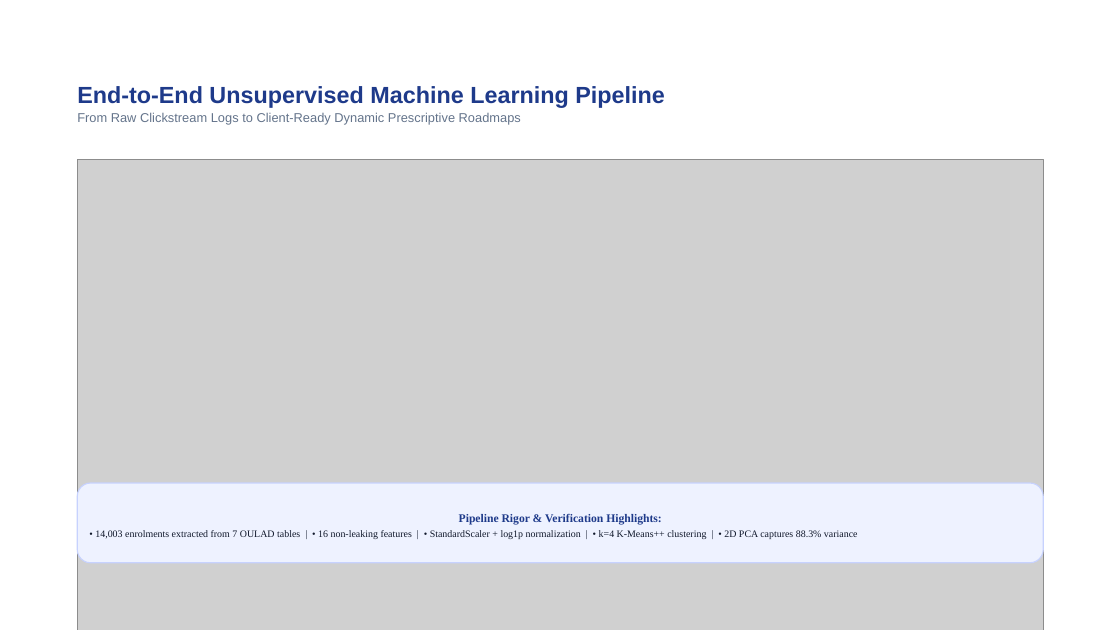
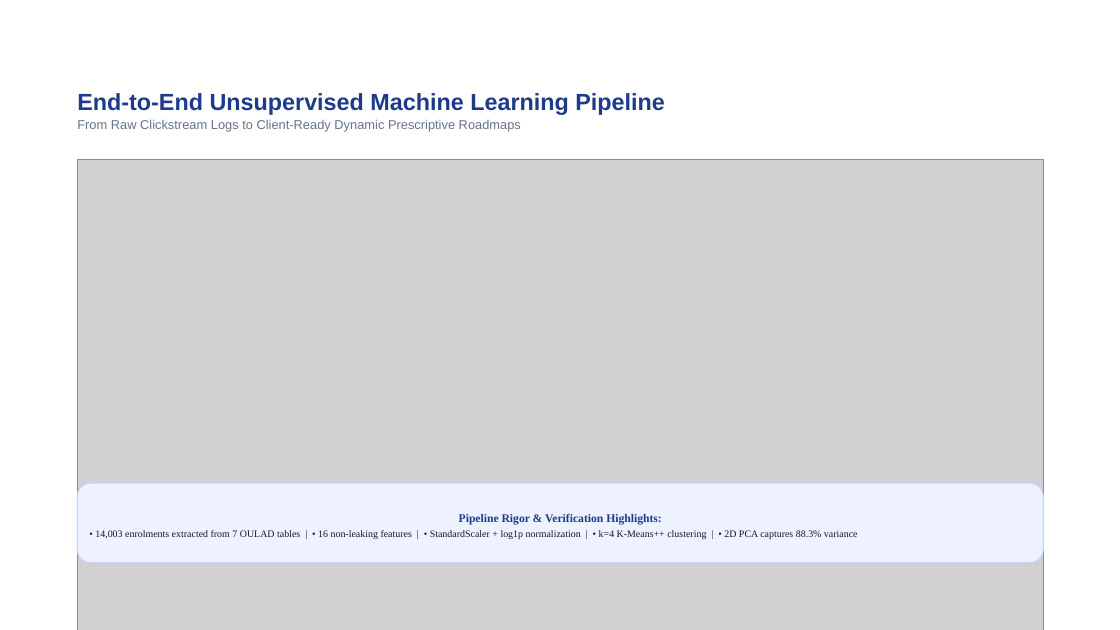
Before and after one commit to parasabhavyaswi/student-engagement-performance-clustering, a slide deck: slide 4 of EduCluster_Presentation.pptx. Drawn at 1120x630 pixels with LibreOffice and Linux fonts; fonts in the diff are those of the drawing; grey boxes stand for pictures; background and template pictures are left out. Boxes give left, top, right and bottom in pixels: in the first picture for what was removed or moved away, otherwise in the second. Text is boxed around its words. In the diff, an @@ line names an element or a change of style, - is before the commit and + after.

Commit message:
style(presentation): inherit native template placeholders with zero unfilled title boxes

```diff
--- a/EduCluster_Presentation.pptx
+++ b/EduCluster_Presentation.pptx
@@ title "End-to-End Unsupervised Machine Learning Pipeline": place and size @@
-title "End-to-End Unsupervised Machine Learning Pipeline" at box(77, 86, 665, 125)
+title "End-to-End Unsupervised Machine Learning Pipeline" at box(77, 93, 665, 132)
@@ title "End-to-End Unsupervised Machine Learning Pipeline" at box(77, 93, 665, 132): line spacing 1 to 0.9; vertical alignment top to middle @@
```
Also in this commit, not shown: 11 other slides changed, 1 other file.
